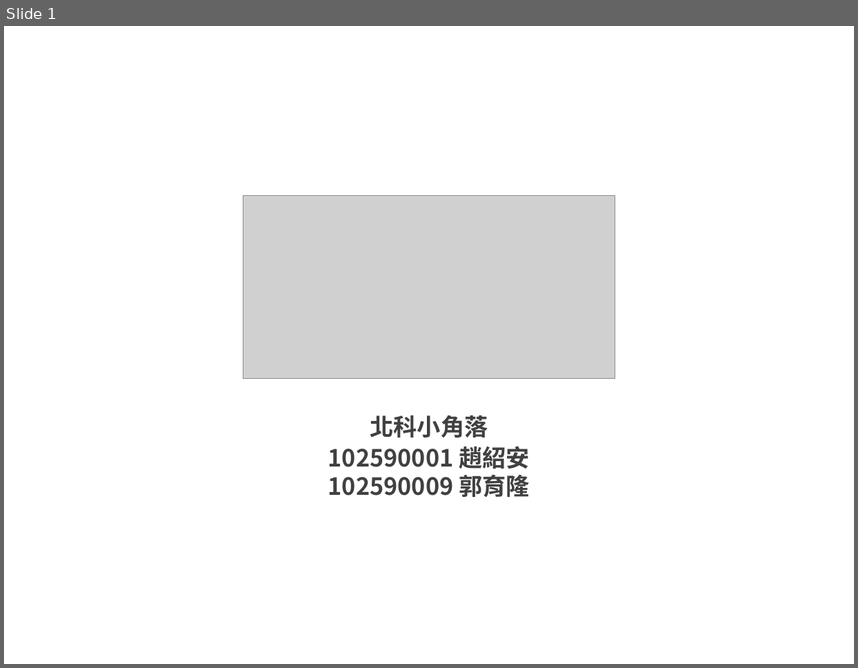
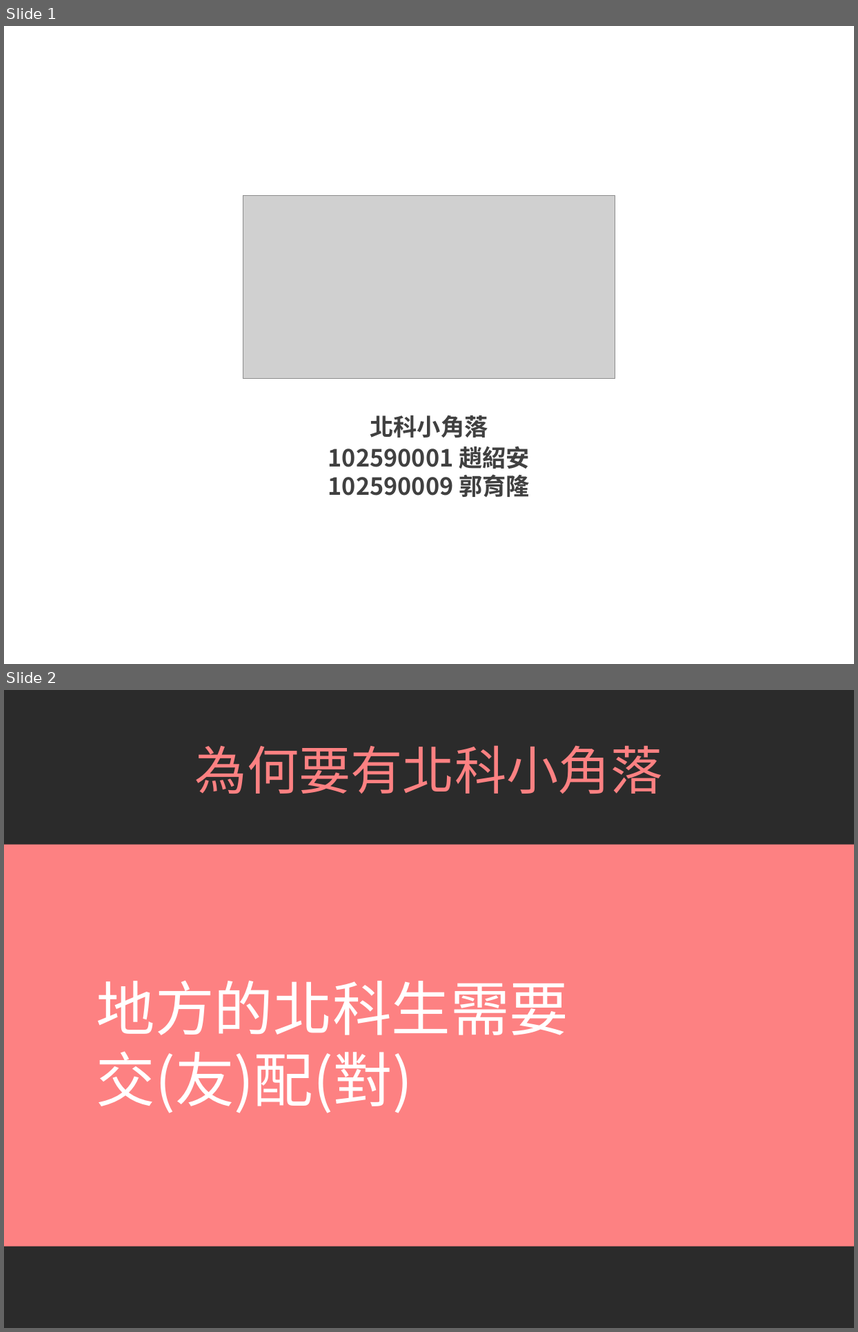
Before and after one commit to iml885203/front-end-class-project, a slide deck: powerpoint/報告PPT.pptx. Shown one above the other, each under a label of ours: slide 1 before the commit, slides 1 and 2 after it. The pictures are 858x668 and 858x1332 pixels, drawn with LibreOffice and Linux fonts; fonts in the diff are those of the drawing; grey boxes stand for pictures; background and template pictures are left out; a plain dark background stands for a picture behind light text. Boxes give left, top, right and bottom in pixels: in the first picture for what was removed or moved away, otherwise in the second. Text is boxed around its words. In the diff, an @@ line names an element or a change of style, - is before the commit and + after.

```diff
--- a/powerpoint/報告PPT.pptx
+++ b/powerpoint/報告PPT.pptx
@@ slide 2 added at box(4, 690, 854, 1328), background picture (left out) @@
@@ text added at box(195, 745, 663, 793), 44 pt, text #FD8182 @@
+為何要有北科小角落
@@ rectangle added at box(4, 844, 854, 1245), fill #FD8182 @@
@@ text added at box(96, 980, 568, 1113), 50 pt, text #FFFFFF @@
+地方的北科生需要
+交(友)配(對)
```
Also in this commit, not shown: 1 slide changed, 4 other slides added, 5 slides removed.
